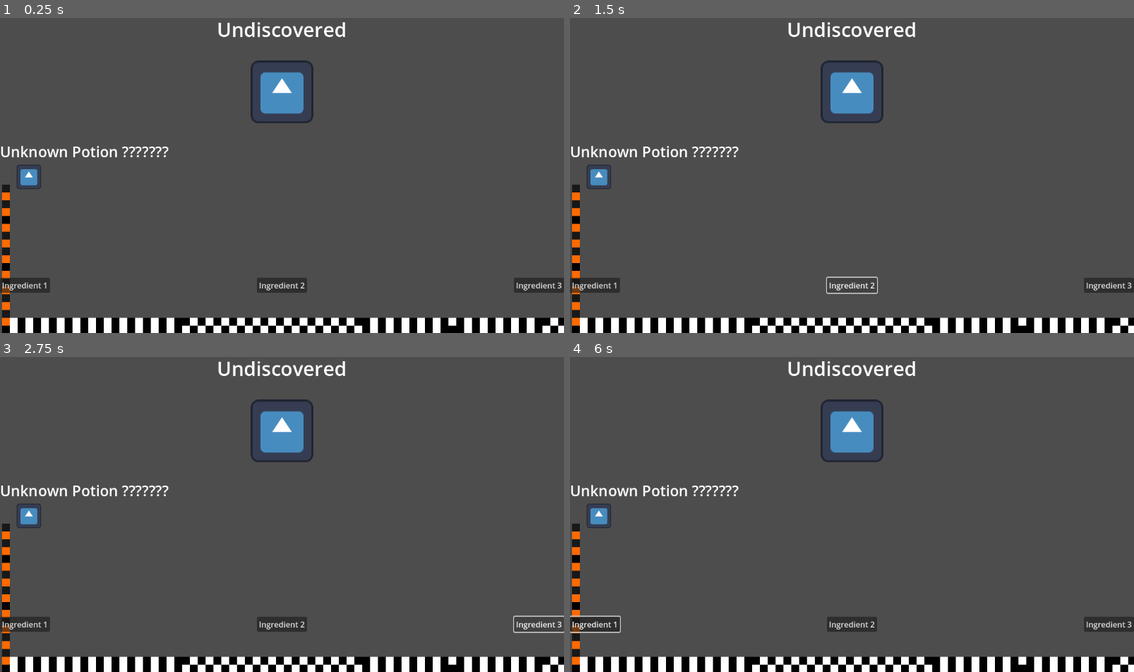
Above: before the commit, frames 1-4 (two rows, left to right).
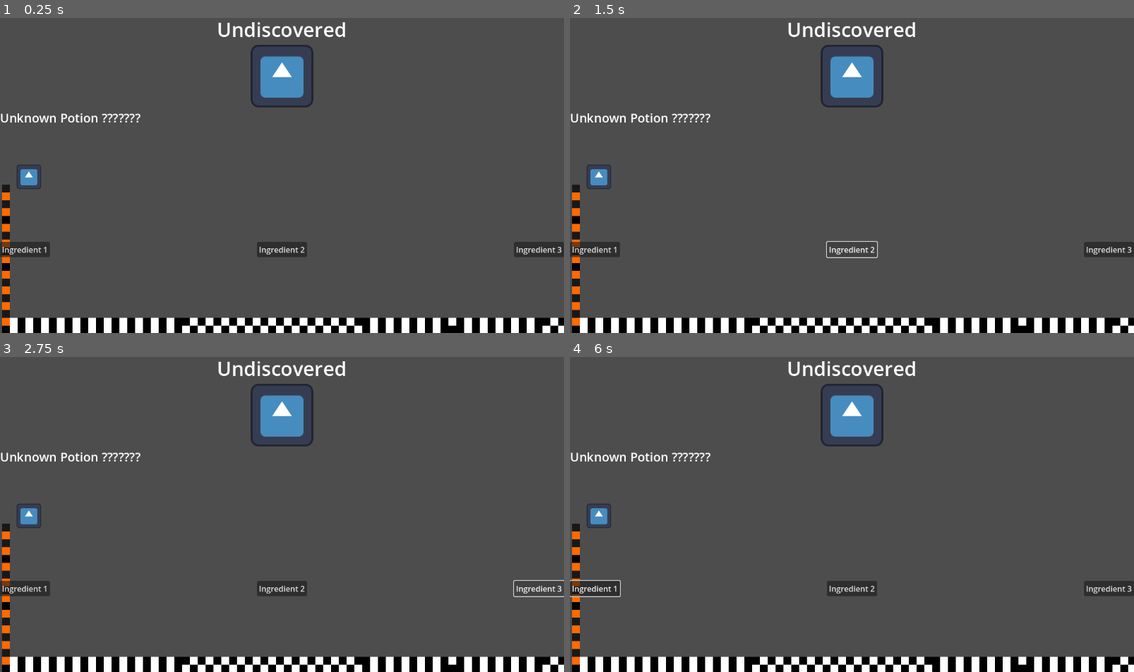
Above: after the commit, the same moments.

Repository: AustinTheWitch/ProjectMorrigan
Game: Godot game, scene res://UserInterface/potionbrewing.tscn
Same seed, same stepped clock (60 frames per second), same inputs: the game is played once before the commit and once after it. This scene is started directly instead of the project's main scene. The engine's default icon, where the game draws it, is replaced by a stand-in: a white triangle on a blue panel in a dark square.
Inputs (mouse positions are in pixels of both pictures, inside the frame that each line leads up to):
- Up to frame 1 (0.25 s): no input
- Up to frame 2 (1.5 s): click "Ingredient 1" at 0.5 s; click "Ingredient 2" at 1.25 s
- Up to frame 3 (2.75 s): click "Ingredient 3" at 2 s
- Up to frame 4 (6 s): tap Enter at 2.75, 4.25, 5.75 s; move the mouse to (976, 498) at 2.77 s; hold Right (Right) 2.78-4.28 s; tap A (Attack) at 2.85 s; tap Up (Up) at 3.02, 3.77, 5.27 s; tap Space at 3.5, 5 s; move the mouse to (739, 530) at 3.52 s; tap S (Blink) at 3.6 s; move the mouse to (908, 445) at 4.27 s; hold Left (Left) 4.28-5.03 s; tap D (Deflect) at 4.35 s; move the mouse to (823, 577) at 5.02 s; hold Right (Right) from 5.03 s (still down); tap F (Fireball) at 5.1 s; move the mouse to (1021, 561) at 5.77 s; tap Tab (Grimoire) at 5.85 s

The runs differ from the first frame. In frame 1, 4.2% of the frame differs, in the area x 0-100%, y 8-88%; in frame 2, 3.8%; in frame 3, 3.8%; in frame 4, 4.3%.

Commit message:
Set up Reagent Page Basics

Diff:
--- a/UserInterface/grimoire.tscn
+++ b/UserInterface/grimoire.tscn
@@ -16,5 +16,5 @@
 [node name="Ch_Familiar" type="TabContainer" parent="AspectRatioContainer"]
 layout_mode = 2
 
-[node name="Ch_Potion" type="TabContainer" parent="AspectRatioContainer"]
+[node name="Ch_Reagent" type="TabContainer" parent="AspectRatioContainer"]
 layout_mode = 2
--- a/UserInterface/potionbrewing.tscn
+++ b/UserInterface/potionbrewing.tscn
@@ -30,15 +30,16 @@
 [node name="RichTextLabel" type="RichTextLabel" parent="Page"]
 layout_mode = 2
 size_flags_vertical = 3
-theme_override_font_sizes/normal_font_size = 30
-theme_override_font_sizes/bold_font_size = 40
+theme_override_font_sizes/normal_font_size = 25
+theme_override_font_sizes/bold_font_size = 30
 theme_override_font_sizes/italics_font_size = 25
-theme_override_font_sizes/bold_italics_font_size = 35
+theme_override_font_sizes/bold_italics_font_size = 25
 text = "Unknown Potion ???????"
 
 [node name="ReagentSect" type="HBoxContainer" parent="Page"]
 layout_mode = 2
 size_flags_vertical = 3
+size_flags_stretch_ratio = 3.0
 
 [node name="Primary" type="Button" parent="Page/ReagentSect"]
 layout_mode = 2
--- a/reagentpage.gd
+++ b/reagentpage.gd
@@ -1,11 +1,16 @@
 extends Control
 
+@onready var page: VBoxContainer = $Page
+@onready var reagent_name: Label = %Name
+@onready var sprite: TextureRect = %Sprite
+@onready var primary: Label = %Primary
+@onready var secondary: Label = %Secondary
+@onready var tertiary: Label = %Tertiary
+@onready var description: RichTextLabel = %Description
+var reagent: Reagent
 
-# Called when the node enters the scene tree for the first time.
-func _ready() -> void:
+func _ready():
 	pass # Replace with function body.
 
-
-# Called every frame. 'delta' is the elapsed time since the previous frame.
-func _process(delta: float) -> void:
+func _process(_delta: float):
 	pass
--- a/reagentpage.tscn
+++ b/reagentpage.tscn
@@ -12,7 +12,7 @@
 grow_vertical = 2
 script = ExtResource("1_3nr8q")
 
-[node name="BoxContainer" type="VBoxContainer" parent="."]
+[node name="Page" type="VBoxContainer" parent="."]
 layout_mode = 1
 anchors_preset = 15
 anchor_right = 1.0
@@ -20,45 +20,51 @@
 grow_horizontal = 2
 grow_vertical = 2
 
-[node name="Name" type="Label" parent="BoxContainer"]
+[node name="Name" type="Label" parent="Page"]
+unique_name_in_owner = true
 layout_mode = 2
 size_flags_horizontal = 4
 size_flags_vertical = 1
-theme_override_font_sizes/font_size = 56
+theme_override_font_sizes/font_size = 50
 text = "Name"
 
-[node name="ImageBox" type="HBoxContainer" parent="BoxContainer"]
+[node name="ImageBox" type="HBoxContainer" parent="Page"]
 layout_mode = 2
 size_flags_horizontal = 0
 size_flags_vertical = 6
 size_flags_stretch_ratio = 5.0
 
-[node name="Sprite" type="TextureRect" parent="BoxContainer/ImageBox"]
+[node name="Sprite" type="TextureRect" parent="Page/ImageBox"]
+unique_name_in_owner = true
 layout_mode = 2
 size_flags_horizontal = 0
 texture = ExtResource("2_jf00m")
 
-[node name="TagBox" type="HBoxContainer" parent="BoxContainer"]
+[node name="TagBox" type="HBoxContainer" parent="Page"]
 layout_mode = 2
 size_flags_vertical = 3
 
-[node name="Primary" type="Label" parent="BoxContainer/TagBox"]
+[node name="Primary" type="Label" parent="Page/TagBox"]
+unique_name_in_owner = true
 layout_mode = 2
 size_flags_horizontal = 6
 text = "Effect 1"
 
-[node name="Secondary" type="Label" parent="BoxContainer/TagBox"]
+[node name="Secondary" type="Label" parent="Page/TagBox"]
+unique_name_in_owner = true
 layout_mode = 2
 size_flags_horizontal = 6
 text = "Effect 2"
 
-[node name="Tertiary" type="Label" parent="BoxContainer/TagBox"]
+[node name="Tertiary" type="Label" parent="Page/TagBox"]
+unique_name_in_owner = true
 layout_mode = 2
 size_flags_horizontal = 6
 text = "Effect 3
 "
 
-[node name="Description" type="RichTextLabel" parent="BoxContainer"]
+[node name="Description" type="RichTextLabel" parent="Page"]
+unique_name_in_owner = true
 layout_mode = 2
 size_flags_vertical = 3
 size_flags_stretch_ratio = 3.14
